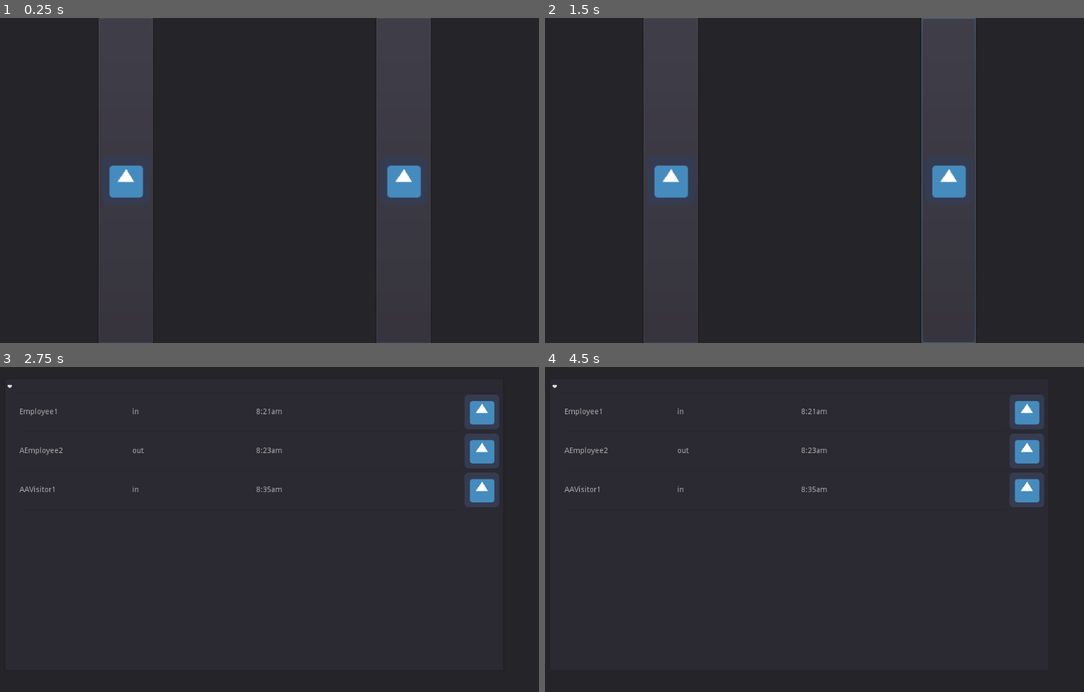
Above: before the commit, frames 1-4 (two rows, left to right).
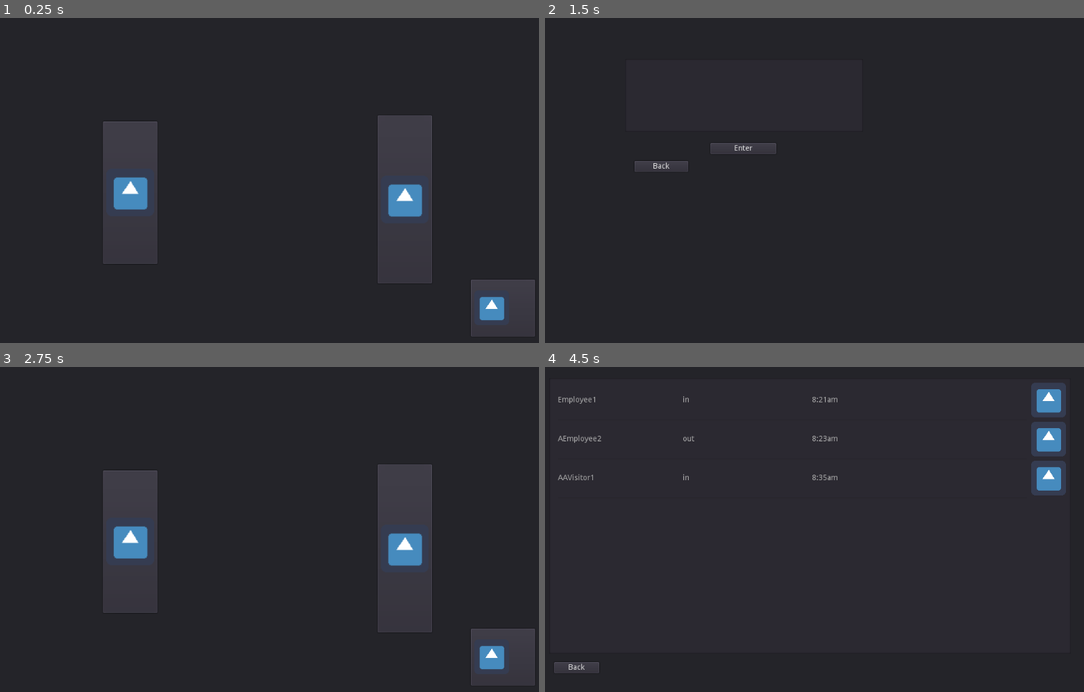
Above: after the commit, the same moments.

Repository: DevelopedAphid/WriggleIn
Game: Godot game, scene res://MainScreen.tscn
The game is run twice, just before and just after one commit, with the same random seed, the same clock (stepped at 60 frames per second) and the same inputs. The engine's default icon, where the game draws it, is replaced by a stand-in: a white triangle on a blue panel in a dark square.
Inputs (mouse positions are in pixels of both pictures, inside the frame that each line leads up to; where the layout moved, square brackets give the same spot in the first picture):
- Up to frame 1 (0.25 s): no input
- Up to frame 2 (1.5 s): click (949, 200) [949, 180] at 0.5 s; click (1046, 307) at 1.27 s
- Up to frame 3 (2.75 s): click (118, 516) at 2 s, where only the run after the commit has a clickable "Back"
- Up to frame 4 (4.5 s): click (674, 542) at 2.77 s; click (577, 666) at 3.5 s, where only the run after the commit has a clickable "Back"; click (674, 542) at 4.27 s

The runs differ from the first frame. In frame 1, 10% of the frame differs, in the area x 18-100%, y 0-100%; in frame 2, 11%, in the area x 16-80%, y 0-100%; in frame 3, 6.5%; in frame 4, 4.0%.

Commit message:
Start of an admin screen
- Also back buttons on enter and admin screens
- Enter button on admin screen adds new person (hardcoded for now)

Diff:
--- /dev/null
+++ b/AdminPanel.gd
@@ -0,0 +1,13 @@
+extends Panel
+
+func _ready():
+	pass # Replace with function body
+
+
+func _on_BackButton_button_up():
+	get_tree().change_scene("res://MainScreen.tscn")
+
+
+func _on_EnterButton_button_up():
+	#TODO: new function: Global.add_new_person(person info)
+	Global.add_new_person("New", "Employee")
--- /dev/null
+++ b/AdminScreen.tscn
@@ -0,0 +1,41 @@
+[gd_scene load_steps=2 format=2]
+
+[ext_resource path="res://AdminPanel.gd" type="Script" id=1]
+
+[node name="Control" type="Control"]
+anchor_right = 1.0
+anchor_bottom = 1.0
+
+[node name="AdminPanel" type="Panel" parent="."]
+anchor_right = 1.0
+anchor_bottom = 1.0
+script = ExtResource( 1 )
+__meta__ = {
+"_edit_use_anchors_": false
+}
+
+[node name="NameTextEdit" type="TextEdit" parent="AdminPanel"]
+margin_left = 171.439
+margin_top = 76.1953
+margin_right = 609.439
+margin_bottom = 210.195
+
+[node name="EnterButton" type="Button" parent="AdminPanel"]
+margin_left = 327.747
+margin_top = 231.0
+margin_right = 448.747
+margin_bottom = 251.0
+text = "Enter"
+__meta__ = {
+"_edit_use_anchors_": false
+}
+
+[node name="BackButton" type="Button" parent="AdminPanel"]
+margin_left = 188.0
+margin_top = 264.0
+margin_right = 287.0
+margin_bottom = 284.0
+text = "Back"
+
+[connection signal="button_up" from="AdminPanel/EnterButton" to="AdminPanel" method="_on_EnterButton_button_up"]
+[connection signal="button_up" from="AdminPanel/BackButton" to="AdminPanel" method="_on_BackButton_button_up"]
--- a/EmployeeTree.gd
+++ b/EmployeeTree.gd
@@ -3,8 +3,10 @@
 func _ready():
 	var tree: Tree = self
 	tree.select_mode = 1
+	tree.hide_root = true
 
-	var root: TreeItem = tree.create_item()
+	#Tree needs a root otherwise first TreeItem added becomes the root by default
+	var _root: TreeItem = tree.create_item()
 
 	for n in Global.person_dict.size():
 		var current_tree_item: TreeItem = tree.create_item()
@@ -20,3 +22,4 @@
 func _on_EmployeeTree_button_pressed(item, column, id):
 	item.set_button(column, id, load("res://icon_red.png"))
 	print(item)
+	#TODO: sets in/out status with Global func - and icon status determined by in/out status
--- /dev/null
+++ b/EnterPanel.gd
@@ -0,0 +1,4 @@
+extends Panel
+
+func _on_BackButton_button_up():
+	get_tree().change_scene("res://MainScreen.tscn")
--- a/EnterScreen.tscn
+++ b/EnterScreen.tscn
@@ -1,5 +1,6 @@
-[gd_scene load_steps=2 format=2]
+[gd_scene load_steps=3 format=2]
 
+[ext_resource path="res://EnterPanel.gd" type="Script" id=1]
 [ext_resource path="res://EmployeeTree.gd" type="Script" id=2]
 
 [node name="Control" type="Control"]
@@ -12,6 +13,7 @@
 [node name="EnterPanel" type="Panel" parent="."]
 anchor_right = 1.0
 anchor_bottom = 1.0
+script = ExtResource( 1 )
 __meta__ = {
 "_edit_use_anchors_": false
 }
@@ -19,12 +21,20 @@
 [node name="EmployeeTree" type="Tree" parent="EnterPanel"]
 margin_left = 31.0
 margin_top = 21.0
-margin_right = 952.0
-margin_bottom = 561.0
+margin_right = 992.0
+margin_bottom = 529.0
 columns = 4
 script = ExtResource( 2 )
 __meta__ = {
 "_edit_use_anchors_": false
 }
 
+[node name="BackButton" type="Button" parent="EnterPanel"]
+margin_left = 40.0
+margin_top = 545.0
+margin_right = 123.0
+margin_bottom = 565.0
+text = "Back"
+
 [connection signal="button_pressed" from="EnterPanel/EmployeeTree" to="EnterPanel/EmployeeTree" method="_on_EmployeeTree_button_pressed"]
+[connection signal="button_up" from="EnterPanel/BackButton" to="EnterPanel" method="_on_BackButton_button_up"]
--- a/Global.gd
+++ b/Global.gd
@@ -25,6 +25,18 @@
 	#TODO stick this all in a sort function once sorting!
 
 	#add ID numbers on ready
+	assign_id_numbers()
+
+
+func assign_id_numbers():
 	for n in person_dict.size():
 		person_dict[n].ID = n
 	print(person_dict)
+
+func add_new_person(Name: String, Type: String):
+	var new_person_dict = {"Name": Name, "Type": Type}
+	print(new_person_dict)
+	person_dict.append(new_person_dict)
+	assign_id_numbers()
+	print(person_dict)
+	pass
--- a/MainScreen.gd
+++ b/MainScreen.gd
@@ -2,3 +2,7 @@
 
 func _on_EnterButton_button_up():
 	get_tree().change_scene("res://EnterScreen.tscn")
+
+
+func _on_AdminButton_button_up():
+	get_tree().change_scene("res://AdminScreen.tscn")
--- a/MainScreen.tscn
+++ b/MainScreen.tscn
@@ -19,19 +19,11 @@
 "_edit_use_anchors_": false
 }
 
-[node name="EnterHBox" type="HBoxContainer" parent="MainPanel"]
-anchor_right = 0.5
-anchor_bottom = 1.0
-margin_right = -0.432007
-alignment = 1
-__meta__ = {
-"_edit_use_anchors_": false
-}
-
-[node name="EnterButton" type="Button" parent="MainPanel/EnterHBox"]
-margin_left = 205.0
-margin_right = 305.0
-margin_bottom = 600.0
+[node name="EnterButton" type="Button" parent="MainPanel"]
+margin_left = 213.476
+margin_top = 190.794
+margin_right = 313.476
+margin_bottom = 453.794
 rect_min_size = Vector2( 100, 32 )
 icon = ExtResource( 1 )
 clip_text = true
@@ -40,20 +32,11 @@
 "_edit_use_anchors_": false
 }
 
-[node name="LeaveHBox" type="HBoxContainer" parent="MainPanel"]
-anchor_left = 0.5
-anchor_right = 1.0
-anchor_bottom = 1.0
-margin_right = -0.432007
-alignment = 1
-__meta__ = {
-"_edit_use_anchors_": false
-}
-
-[node name="LeaveButton" type="Button" parent="MainPanel/LeaveHBox"]
-margin_left = 205.0
-margin_right = 305.0
-margin_bottom = 600.0
+[node name="LeaveButton" type="Button" parent="MainPanel"]
+margin_left = 719.119
+margin_top = 179.816
+margin_right = 819.119
+margin_bottom = 489.816
 rect_min_size = Vector2( 100, 32 )
 icon = ExtResource( 1 )
 clip_text = true
@@ -62,4 +45,12 @@
 "_edit_use_anchors_": false
 }
 
-[connection signal="button_up" from="MainPanel/EnterHBox/EnterButton" to="." method="_on_EnterButton_button_up"]
+[node name="AdminButton" type="Button" parent="MainPanel"]
+margin_left = 891.233
+margin_top = 482.713
+margin_right = 1009.23
+margin_bottom = 587.713
+icon = ExtResource( 1 )
+
+[connection signal="button_up" from="MainPanel/EnterButton" to="." method="_on_EnterButton_button_up"]
+[connection signal="button_up" from="MainPanel/AdminButton" to="." method="_on_AdminButton_button_up"]
